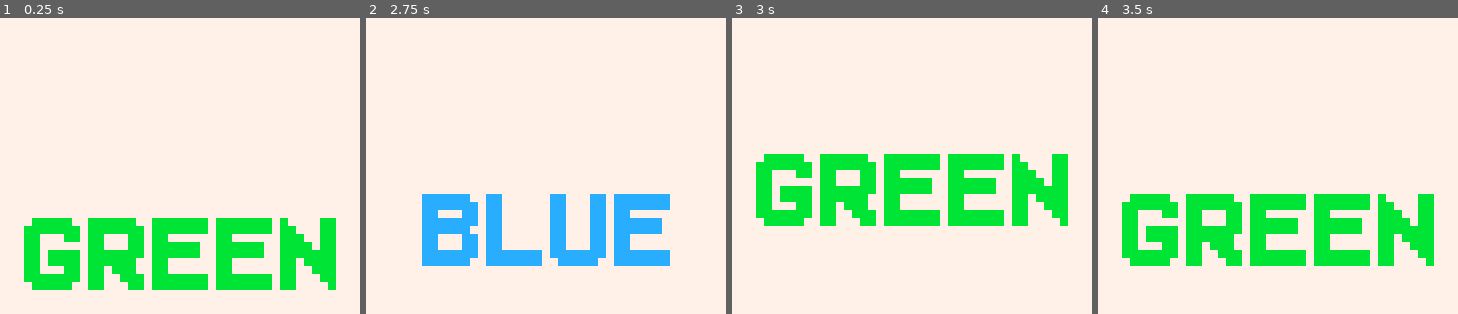
Above: before the commit, frames 1-4 (left to right).
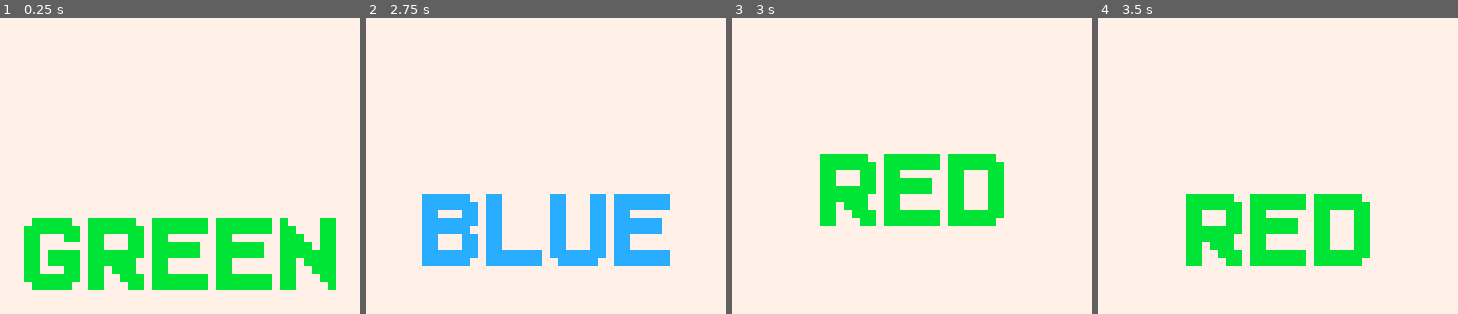
Above: after the commit, the same moments.

Repository: Aeterasu/University-Color-Game
Game: Godot game, scene res://main/main.tscn
Two runs of this game, one before a commit and one after it. Both use one fixed random seed, a clock stepped at 60 frames per second and the inputs below.
Inputs (mouse positions are in pixels of both pictures, inside the frame that each line leads up to):
- Up to frame 1 (0.25 s): no input
- Up to frame 2 (2.75 s): tap Enter at 0.5 s; move the mouse to (outside the picture) at 0.52 s; click (outside the picture) at 0.6 s; click (outside the picture) at 1.25 s; move the mouse to (outside the picture) at 1.27 s; right-click (outside the picture) at 1.35 s; move the mouse to (outside the picture) at 2.02 s; click (outside the picture) at 2.1 s
- Up to frame 3 (3 s): click (outside the picture) at 2.75 s; move the mouse to (outside the picture) at 2.77 s; right-click (outside the picture) at 2.85 s
- Up to frame 4 (3.5 s): no input

Frames 1-2 are identical in both runs. In frame 3, 6.3% of the frame differs, in the area x 6-94%, y 45-71%; in frame 4, 6.3%.

Commit message:
time limit

Diff:
--- a/game/game.gd
+++ b/game/game.gd
@@ -4,10 +4,15 @@
 @export var label : Label = null
 var current_question : Question = null
 
+var time_limit : TimeLimit = null
 var scoring : Scoring = null
 
 func _ready() -> void:
 	scoring = Scoring.new()
+	time_limit = TimeLimit.new()
+	time_limit.on_ran_out_of_time.connect(on_ran_out_of_time)
+
+	add_child(time_limit)
 
 	generate_new_question()
 
@@ -57,8 +62,12 @@
 
 func on_correct_answer() -> void:
 	generate_new_question()
+	time_limit.reset()
 
 	scoring.award_score()
 
 func on_wrong_answer() -> void:
 	get_tree().quit()
+
+func on_ran_out_of_time() -> void:
+	on_wrong_answer()
--- a/game/question.gd
+++ b/game/question.gd
@@ -9,7 +9,7 @@
     var count = Stroop.Colors.size()
 
     var r = randf()
-    if r < 0.5:
+    if r < 0.75:
         result.text_color = randi() % count as Stroop.Colors
         result.display_name = randi() % count as Stroop.Colors
     else:
--- a/game/scoring.gd
+++ b/game/scoring.gd
@@ -5,6 +5,8 @@
         value = maxi(value, 0)
 
         score = value
+
+        print(score)
     get():
         return score
 
--- a/game/time_limit.gd
+++ b/game/time_limit.gd
@@ -1 +1,24 @@
 class_name TimeLimit extends Node
+
+var base_limit : float = 5.0
+
+var time_left : float = 0.0
+var is_stopped : bool = false
+
+signal on_ran_out_of_time
+
+func _ready() -> void:
+	reset()
+
+func _physics_process(delta: float) -> void:
+	if is_stopped:
+		return
+
+	time_left = max(time_left - delta, 0.0)
+
+	if time_left <= 0.0:
+		is_stopped = true
+		on_ran_out_of_time.emit()
+
+func reset() -> void:
+	time_left = base_limit
Not shown, changed: TODO
